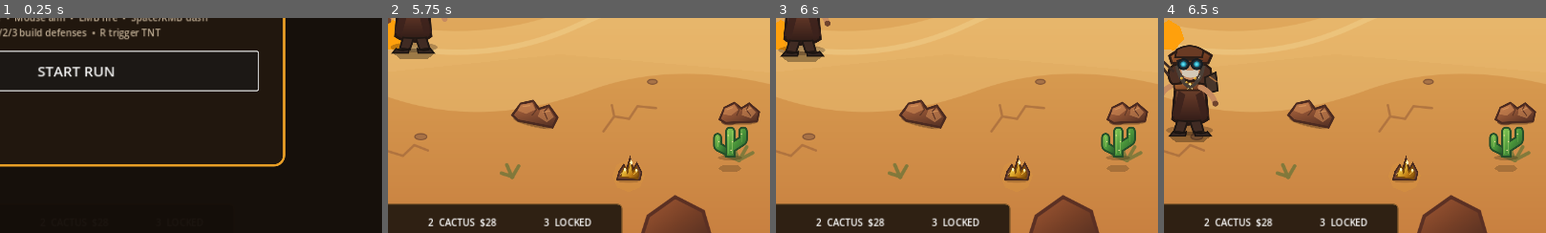
Above: before the commit, frames 1-4 (left to right).
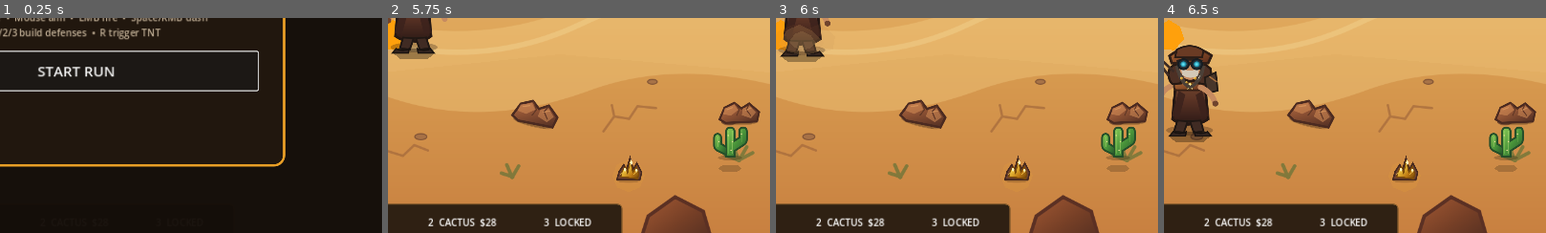
Above: after the commit, the same moments.

Repository: motomotoo1997-art/monster-quest
Game: Godot game, scene res://scenes/main/Main.tscn
Two runs of this game, one before a commit and one after it. Both use one fixed random seed, a clock stepped at 60 frames per second and the inputs below.
Inputs (mouse positions are % of the whole screen's width and height, from its top left):
- Up to frame 1 (0.25 s): no input
- Up to frame 2 (5.75 s): click "START RUN" at 0.5 s; tap Enter at 1.25 s; move the mouse to (72, 45) at 1.27 s; hold D (move_right) 1.28-2.03 s; tap E (ability_e) at 1.35 s; move the mouse to (30, 55) at 2.02 s; hold S (move_down) 2.03-2.78 s; tap Q (ability_q) at 2.1 s; move the mouse to (60, 28) at 2.77 s; hold D (move_right) 2.78-3.53 s; tap R (ability_r) at 2.85 s; move the mouse to (45, 70) at 3.52 s; hold W (move_up) 3.53-4.28 s; tap 1 (build_1) at 3.6 s; move the mouse to (80, 65) at 4.27 s; hold A (move_left) from 4.28 s (still down); tap 2 (build_2) at 4.35 s; move the mouse to (20, 35) at 5.02 s; tap 3 (build_3) at 5.1 s
- Up to frame 3 (6 s): tap Space (dash) at 5.75, 5.85 s; move the mouse to (55, 50) at 5.77 s; release A (move_left) at 5.78 s; hold S (move_down) from 5.78 s (still down)
- Up to frame 4 (6.5 s): keep holding S (move_down)
The pictures show only the part of the screen within x 40-90%, y 46-96%; the shares and areas given below are measured in that part.

Frames 1-2 are identical in both runs. In frame 3, 0.9% of the frame differs, in the area x 2-12%, y 3-17%; in frame 4, nothing differs.

Commit message:
art: enrich movement dust burst

Diff:
--- a/gold-rush-roguelike/scenes/vfx/DustBurst.tscn
+++ b/gold-rush-roguelike/scenes/vfx/DustBurst.tscn
@@ -3,10 +3,19 @@
 [ext_resource type="Script" path="res://scripts/vfx/simple_burst.gd" id="1"]
 
 [node name="DustBurst" type="Node2D"]
+z_index = 10
 script = ExtResource("1")
-duration = 0.32
-end_scale = 1.9
+duration = 0.34
+end_scale = 2.15
+
+[node name="DustWide" type="Polygon2D" parent="."]
+polygon = PackedVector2Array(-31,4,-22,-9,-8,-15,5,-11,18,-16,31,-4,29,8,15,13,0,10,-14,15,-28,10)
+color = Color(0.67,0.42,0.22,0.24)
 
 [node name="Dust" type="Polygon2D" parent="."]
-polygon = PackedVector2Array(-18, 2, -11, -9, 0, -13, 12, -8, 19, 2, 12, 10, 0, 13, -13, 9)
-color = Color(0.72, 0.53, 0.32, 0.62)
+polygon = PackedVector2Array(-22,3,-14,-10,-2,-15,10,-9,21,2,14,11,1,14,-13,10)
+color = Color(0.84,0.63,0.38,0.58)
+
+[node name="DustLight" type="Polygon2D" parent="."]
+polygon = PackedVector2Array(-12,1,-7,-6,0,-9,8,-5,13,2,8,7,0,9,-8,6)
+color = Color(0.96,0.78,0.50,0.45)
